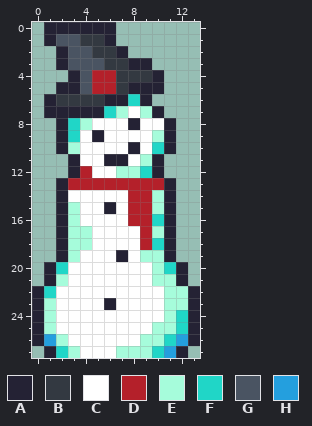
Two versions of one pixel-art sprite, Projectiles/Minions/SnowmanStaffSnowman.png. The picture above was drawn from the file before the commit.
The file is 28x56 pixels, drawn in blocks of 2x2; one block is one cell here.
Palette (. is transparent): A #242234  B #333941  C #ffffff  D #b4202a  E #a6fcdb  F #20d6c7  G #4a5462  H #249fde
Pixels before, first column x 0:
 0 .AAAAAA.......
 1 .AGGBBA.......
 2 ..AGGBBA......
 3 ..AGGGBBAA....
 4 ...AGDDBBBA...
 5 ..AAGDDBAAA...
 6 .ABBBBAAFA....
 7 .AAAAAFECEA...
 8 ..AFECCCACCA..
 9 ..AFCACCCCEA..
10 ..AECCCCACFA..
11 ...ACCAACEA...
12 ...ADCCEEFA...
13 ..ADDDDDDDDA..
14 ..ACCCCCDDEA..
15 ..AECCACDDEA..
16 ..AECCCCDDFA..
17 ..AEECCCCDEA..
18 ..AEECCCCDFA..
19 ..AECCCACEEA..
20 .AFCCCCCCCEFA.
21 .AECCCCCCCEEA.
22 AFCCCCCCCCCEEA
23 AECCCCACCCCEEA
24 AECCCCCCCCCEFA
25 AECCCCCCCCEEFA
26 AHECCCCCCEEFHA
27 .AFECCCEEEFHA.
After the commit:
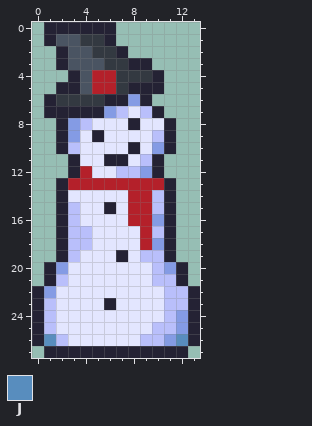
Colours new in this view: J #588dbe
The exact change:
{"colour":"C","old":"#ffffff","new":"#e3e6ff"}
{"colour":"E","old":"#a6fcdb","new":"#b9bffb"}
{"colour":"F","old":"#20d6c7","new":"#849be4"}
{"y":26,"x":1,"old":"H","new":"J"}
{"y":26,"x":12,"old":"H","new":"J"}
{"y":27,"x":2,"old":"FECCCEEEFH","new":"AAAAAAAAAA"}
{"label":"changed","picture_box":[44,94,188,358]}
